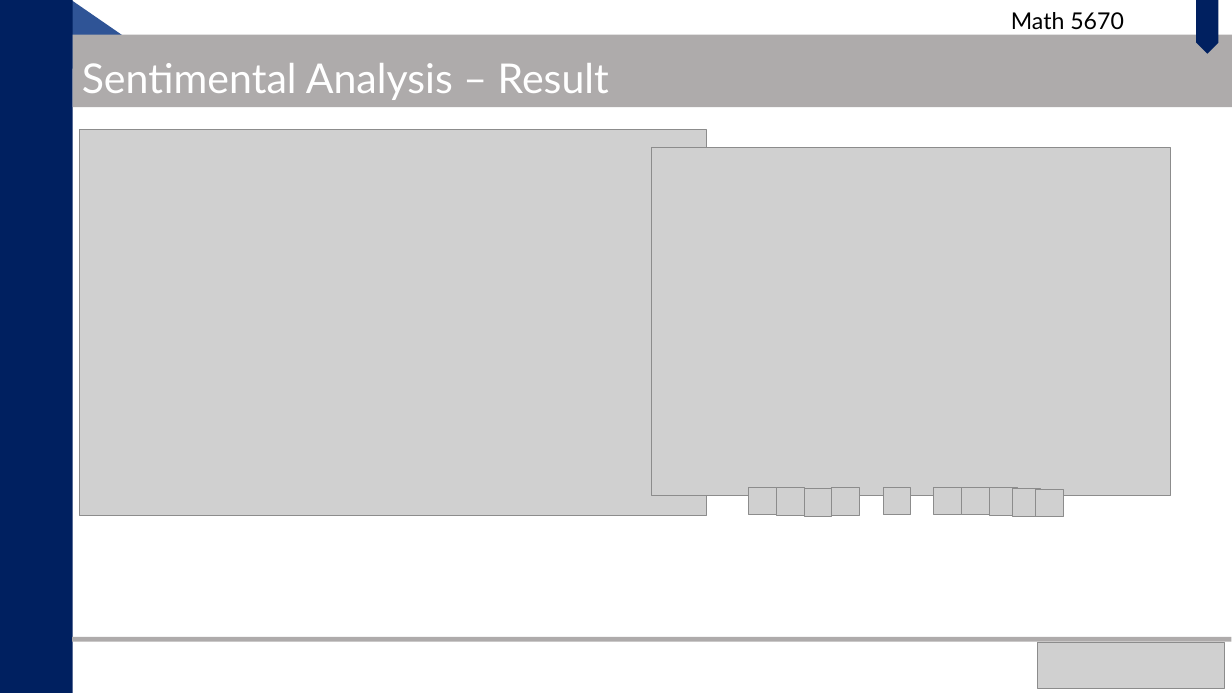
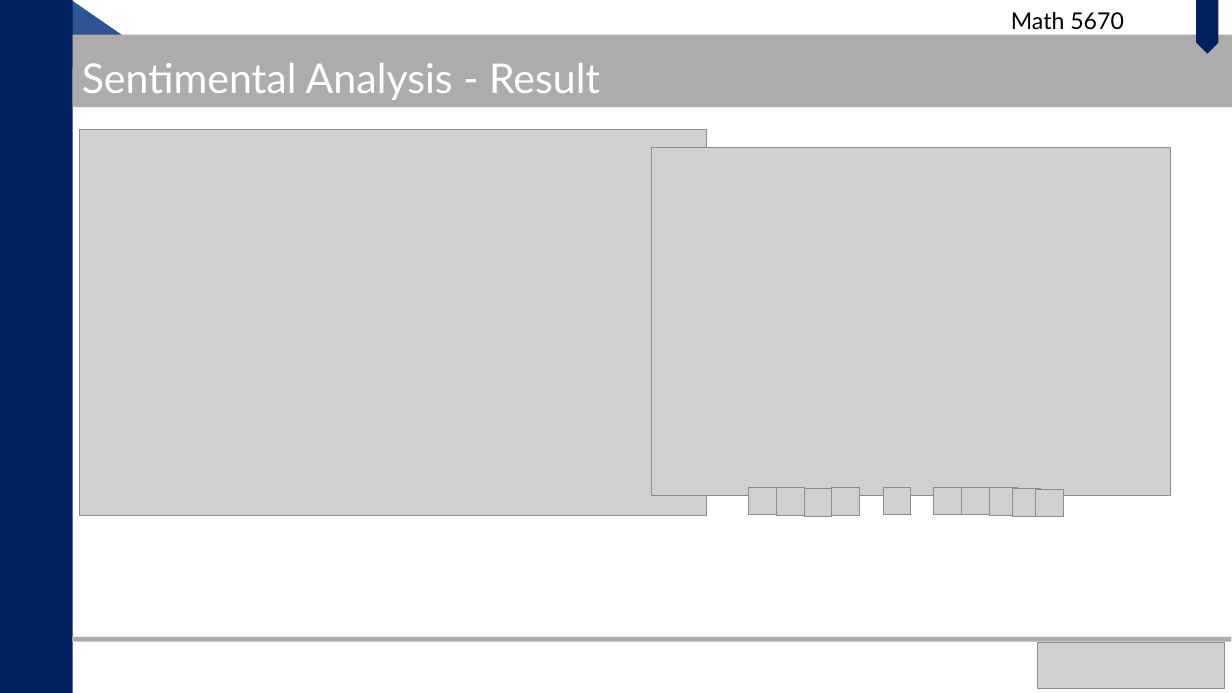
Before and after one commit to yellowzijian/Math5670_Final_Project, a slide deck: slide 9 of Math_5671_Zijian_Lubing.pptx. Drawn at 1232x693 pixels with LibreOffice and Linux fonts; fonts in the diff are those of the drawing; grey boxes stand for pictures. Boxes give left, top, right and bottom in pixels: in the first picture for what was removed or moved away, otherwise in the second. Text is boxed around its words. In the diff, an @@ line names an element or a change of style, - is before the commit and + after.

Commit message:
Typo fixed

```diff
--- a/Math_5671_Zijian_Lubing.pptx
+++ b/Math_5671_Zijian_Lubing.pptx
@@ text at <box>82,63,600,100</box>: text changed @@
-Sentimental Analysis – Result
+Sentimental Analysis - Result
```
Also in this commit, not shown: 11 other slides changed.
